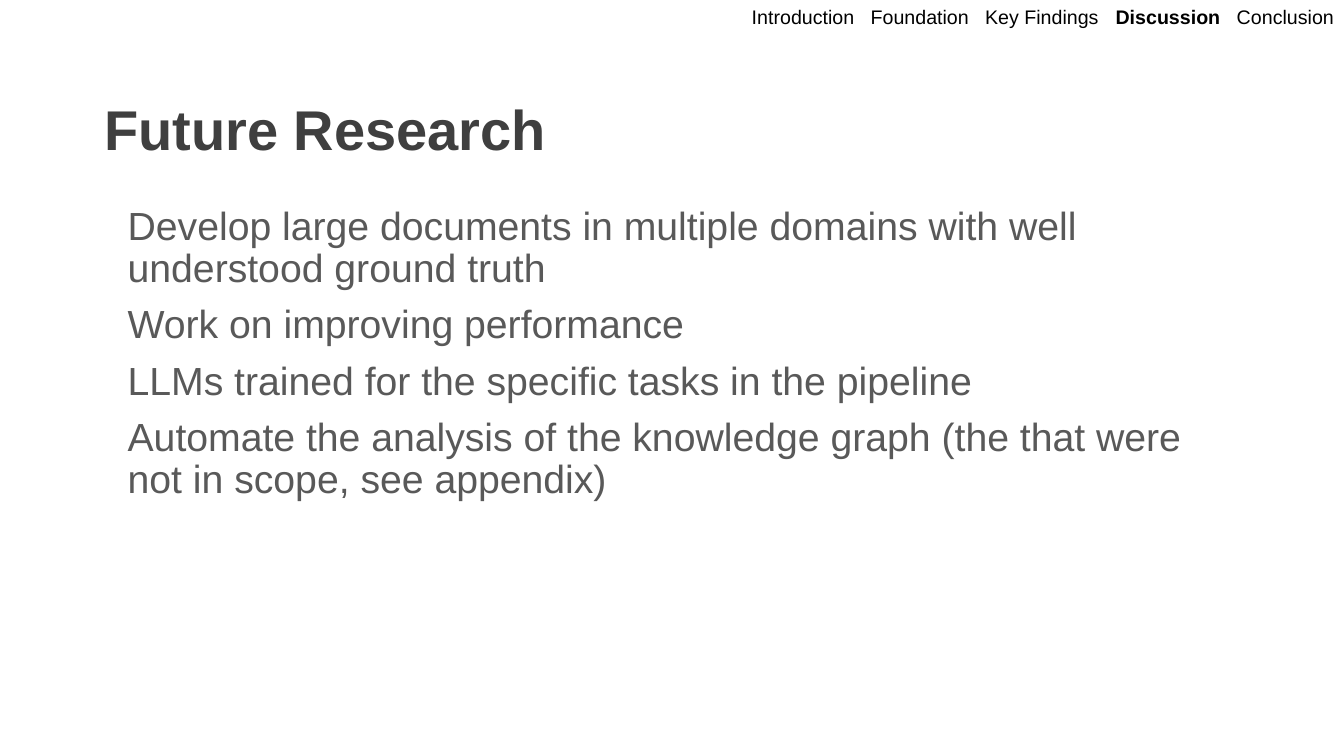
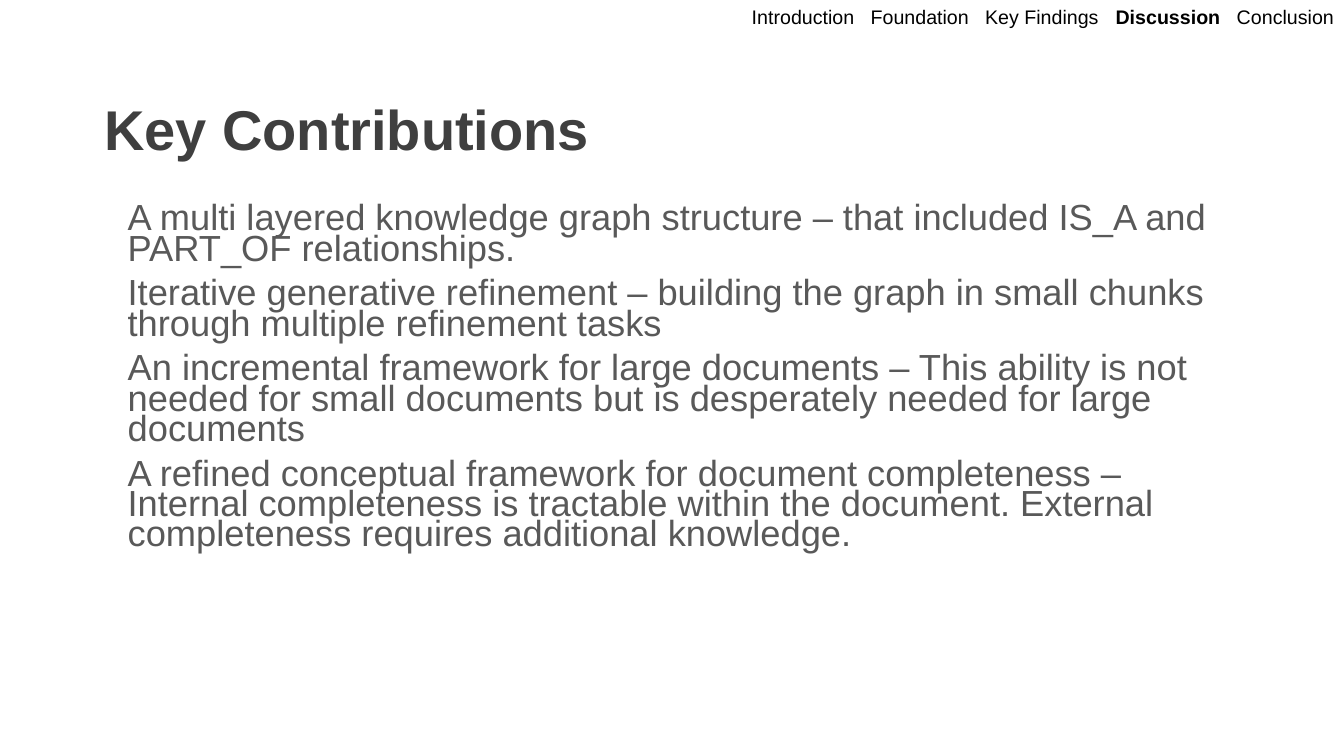
Before and after one commit to OwlSaver/GWU, a slide deck: slide 24 of Praxis/Defense/Wacey Praxis Defense.pptx (slide 20 before the commit). Drawn at 1344x756 pixels with LibreOffice and Linux fonts; fonts in the diff are those of the drawing; background and template pictures are left out. Boxes give left, top, right and bottom in pixels: in the first picture for what was removed or moved away, otherwise in the second. Text is boxed around its words. In the diff, an @@ line names an element or a change of style, - is before the commit and + after.

Commit message:
Refactor code structure for improved readability and maintainability

```diff
--- a/Praxis/Defense/Wacey Praxis Defense.pptx
+++ b/Praxis/Defense/Wacey Praxis Defense.pptx
@@ title at [104,109,588,160]: text changed @@
-Future Research
+Key Contributions
@@ text at [128,203,1206,553]: text changed; size 28 to 25.9 pt @@
-Develop large documents in multiple domains with well understood ground truth
-Work on improving performance
-LLMs trained for the specific tasks in the pipeline
-Automate the analysis of the knowledge graph (the that were not in scope, see appendix)
+A multi layered knowledge graph structure – that included IS_A and PART_OF relationships.
+Iterative generative refinement – building the graph in small chunks through multiple refinement tasks
+An incremental framework for large documents – This ability is not needed for small documents but is desperately needed for large documents
+A refined conceptual framework for document completeness – Internal completeness is tractable within the document. External completeness requires additional knowledge.
```
Also in this commit, not shown: 16 other slides changed, 9 slides added, 2 other files.
